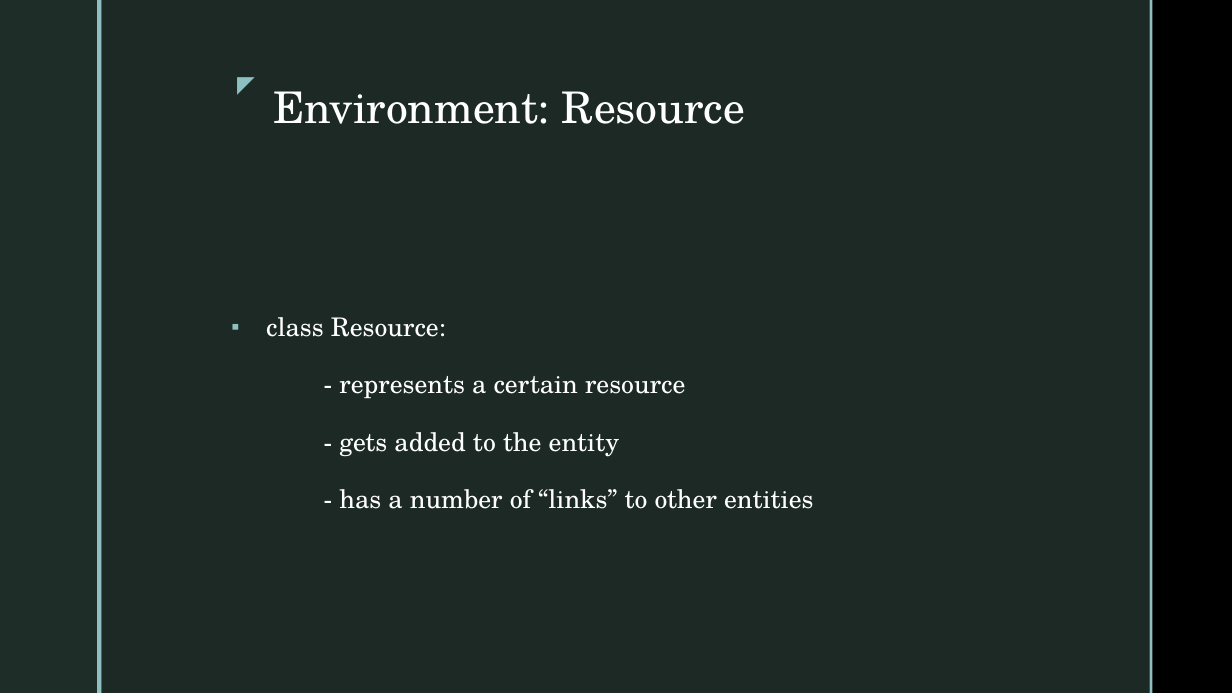
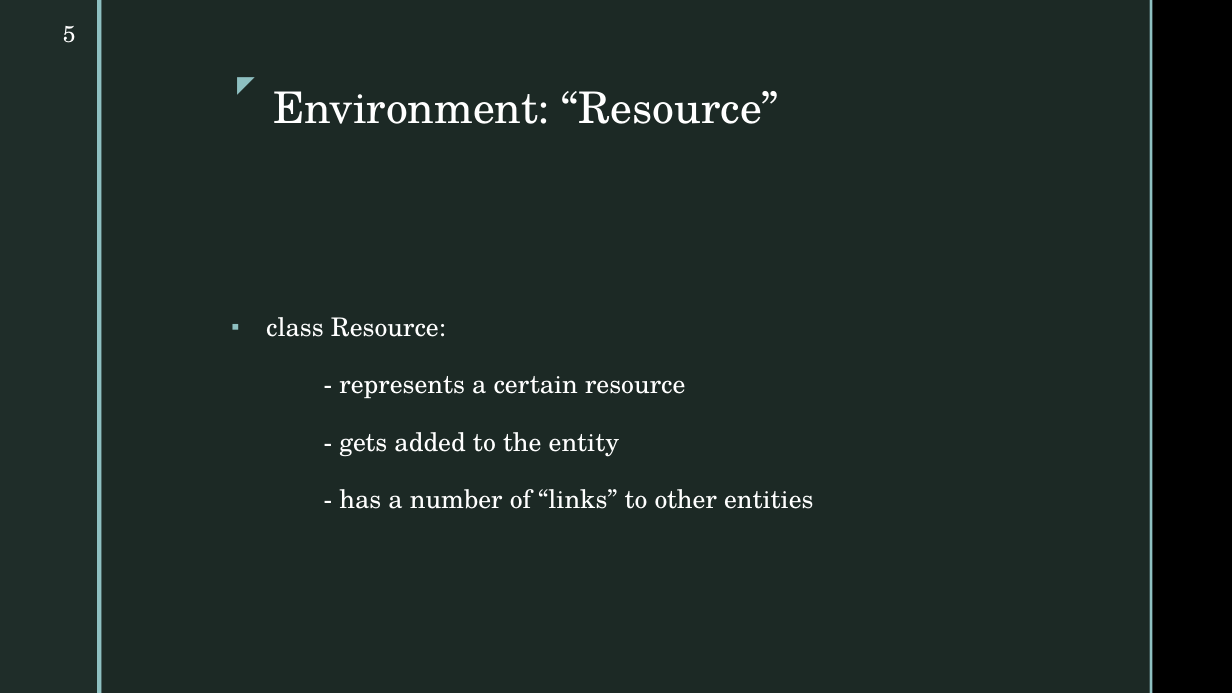
Before and after one commit to cmudrc/pied-piper, a slide deck: slide 5 of Other/Presentation/Presentation 01.pptx. Drawn at 1232x693 pixels with LibreOffice and Linux fonts; fonts in the diff are those of the drawing; background and template pictures are left out. Boxes give left, top, right and bottom in pixels: in the first picture for what was removed or moved away, otherwise in the second. Text is boxed around its words. In the diff, an @@ line names an element or a change of style, - is before the commit and + after.

```diff
--- a/Other/Presentation/Presentation 01.pptx
+++ b/Other/Presentation/Presentation 01.pptx
@@ page number added at <box>63,26,76,43</box>, 18 pt, text #FFFFFF @@
+5
@@ title at <box>273,91,779,124</box>: text changed @@
-Environment: Resource
+Environment: “Resource”
```
Also in this commit, not shown: 9 other slides changed, 8 slides added, 5 other files.
